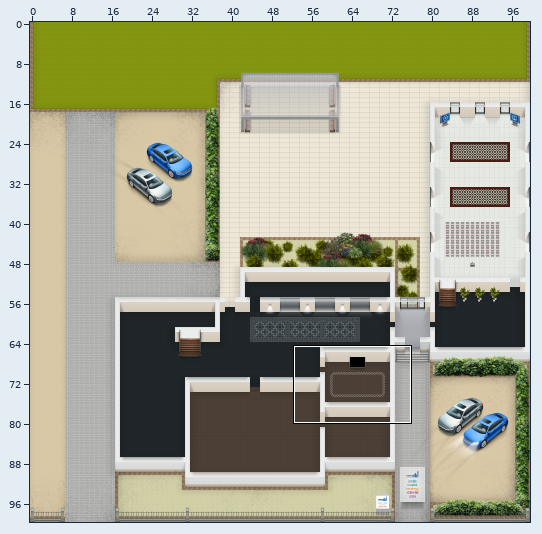
Tiled map (JSON): map.tmj. The picture above shows the old version from afar; the outline marks the close-up.
Close-up. Before:
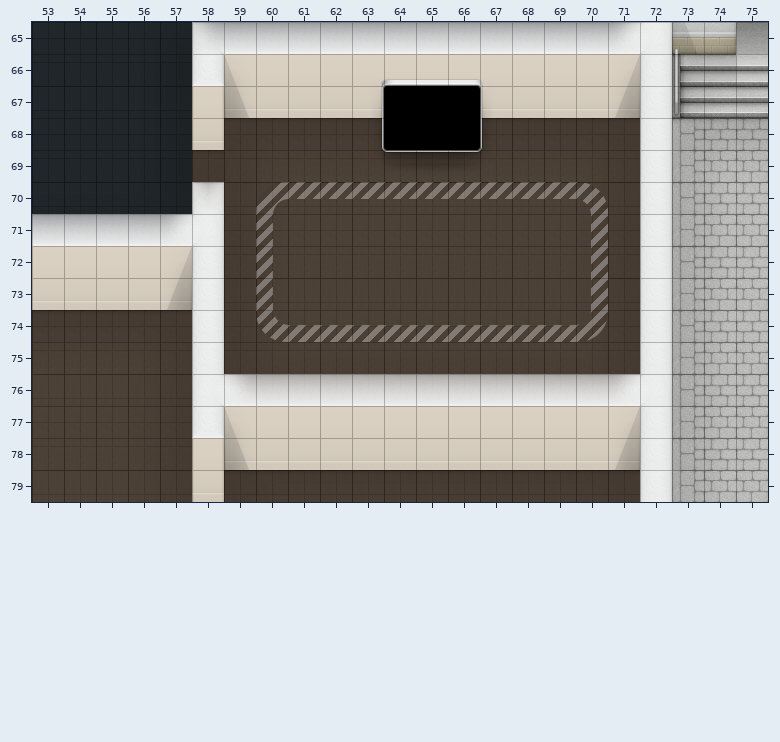
Cells are 32x32 px. Shown: x 53..75, y 65..79. The commit also changed other parts of the map, which this record leaves out.
Now the later version:
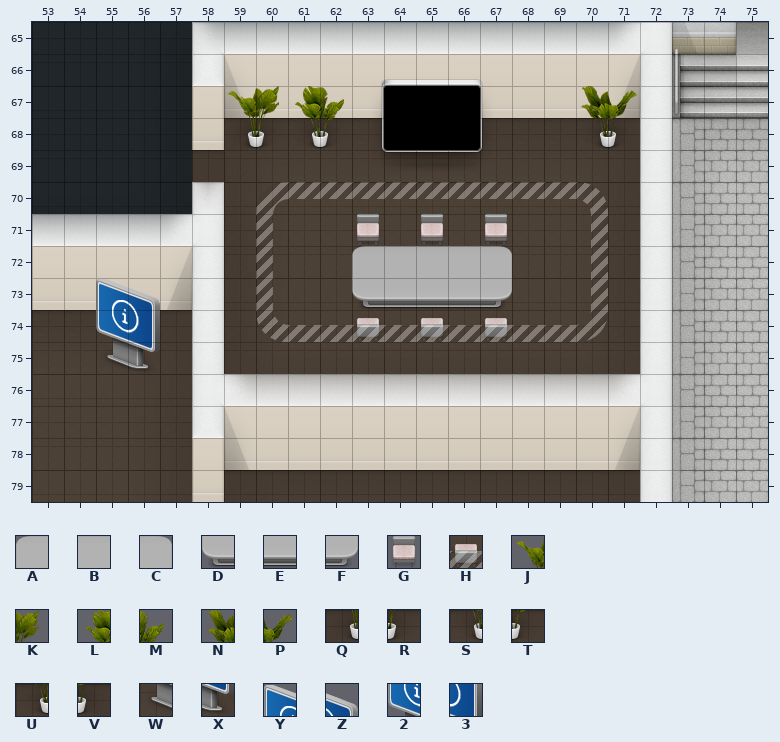
Key: from "i-unitgroup-Map-Textruren": A 1728, B 1729, C 1730, D 1808, E 1809, F 1810, G 1926, H 2006, J 2045, K 2046, L 2047, M 2048, N 2049, P 2050, Q 2085, R 2086, S 2087, T 2088, U 2089, V 2090, W 2443, X 2444, Y 2483, Z 2484, 2 2523, 3 2524.
_ is an empty cell, . an unchanged one.
Tiles of an added or newly shown layer are drawn over the layers below it.
See-through tiles are keyed as they look on the map.
Difference:
--- layer "besprechung1_eg/b1eg_monitore" (added)
@@ x 55..56 @@
-73 __
-74 __
-75 __
+73 YZ
+74 23
+75 WX
--- layer "besprechung2_eg/b2eg_tisch_stuehle" (added)
@@ x 63..67 @@
-71 _._._
-72 _____
-73 _____
-74 _._._
+71 G.G.G
+72 ABBBC
+73 DEEEF
+74 H.H.H
--- layer "besprechung2_eg/b2eg_pflanzen" (added)
@@ x 59..71 @@
-67 ____.......__
-68 ____.......__
+67 JKLM.......NP
+68 QRST.......UV
